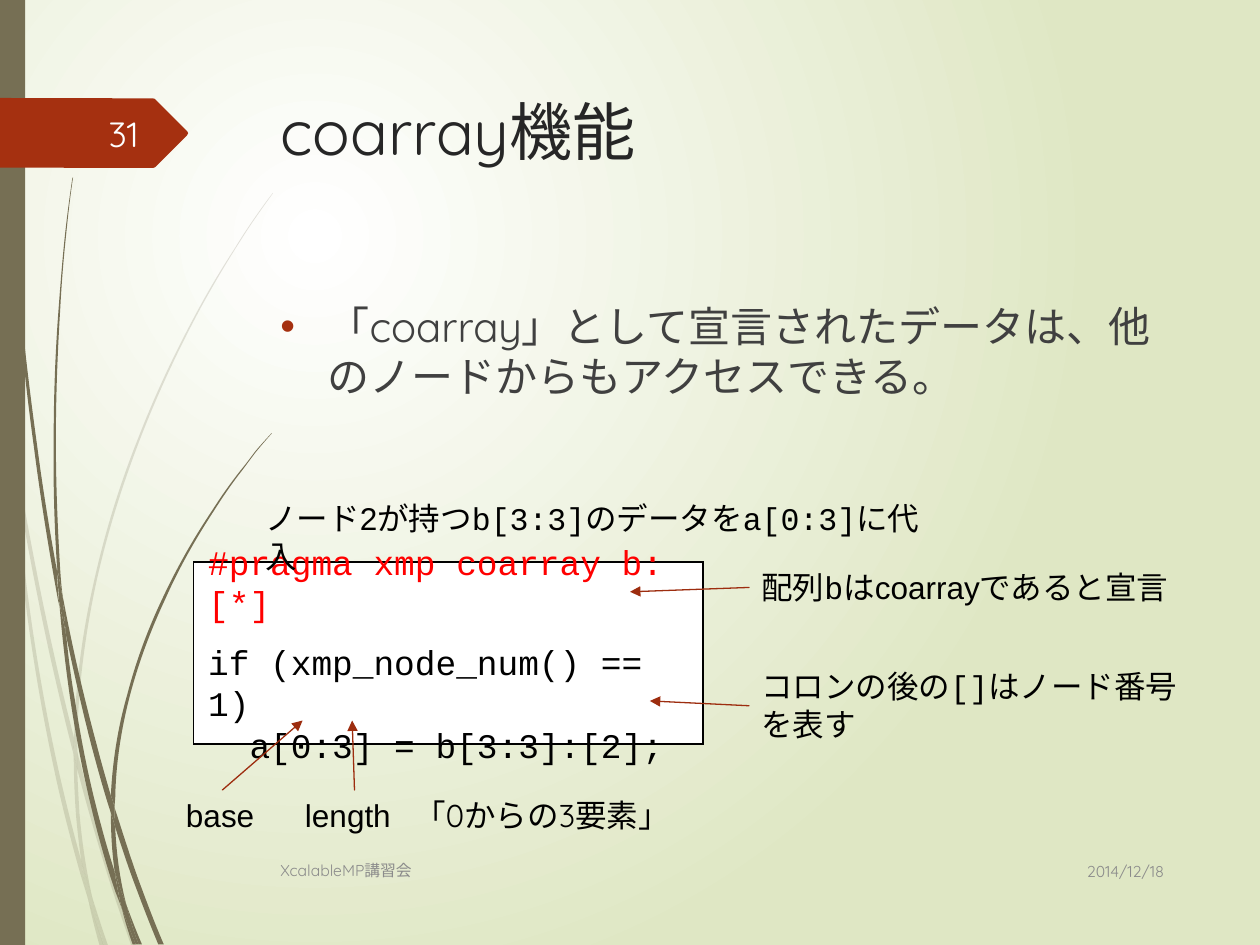
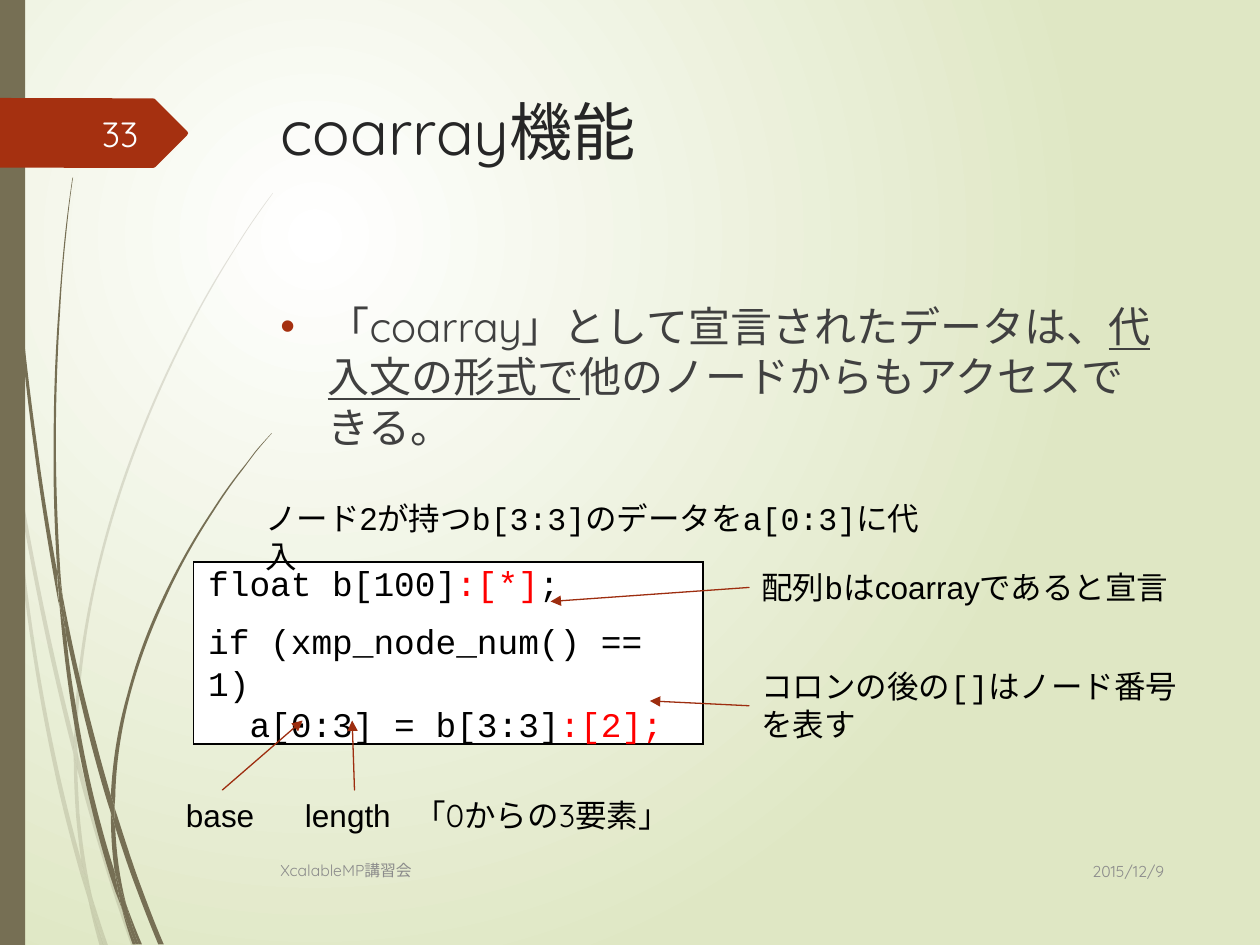
Before and after one commit to XcalableMP/Lecture, a slide deck: slide 33 of beginner/1.overview.pptx (slide 31 before the commit). Drawn at 1260x945 pixels with LibreOffice and Linux fonts; fonts in the diff are those of the drawing. Boxes give left, top, right and bottom in pixels: in the first picture for what was removed or moved away, otherwise in the second. Text is boxed around its words. In the diff, an @@ line names an element or a change of style, - is before the commit and + after.

```diff
--- a/beginner/1.overview.pptx
+++ b/beginner/1.overview.pptx
@@ page number at box(102, 122, 138, 148): text changed @@
-31
+33
@@ text at box(328, 306, 1151, 446): text changed @@
-• 「coarray」として宣言されたデータは、他のノードからもアクセスできる。
+• 「coarray」として宣言されたデータは、代入文の形式で他のノードからもアクセスできる。
@@ text in rectangle at box(208, 571, 559, 605): text changed; text colour #FF0000 to #000000 @@
-#pragma xmp coarray b:[*]
+float b[100]:[*];
@@ arrow moved from (748, 587) - (630, 592) to (748, 587) - (551, 601) @@
@@ text in rectangle at box(250, 712, 663, 747): text colour #000000 to #FF0000 in "b[3:3]:[2];" @@
@@ text at box(1092, 864, 1164, 879): text changed @@
-2014/12/18
+2015/12/9
```
Also in this commit, not shown: 29 other slides changed, 2 slides added, 4 slides removed, 1 other file.
